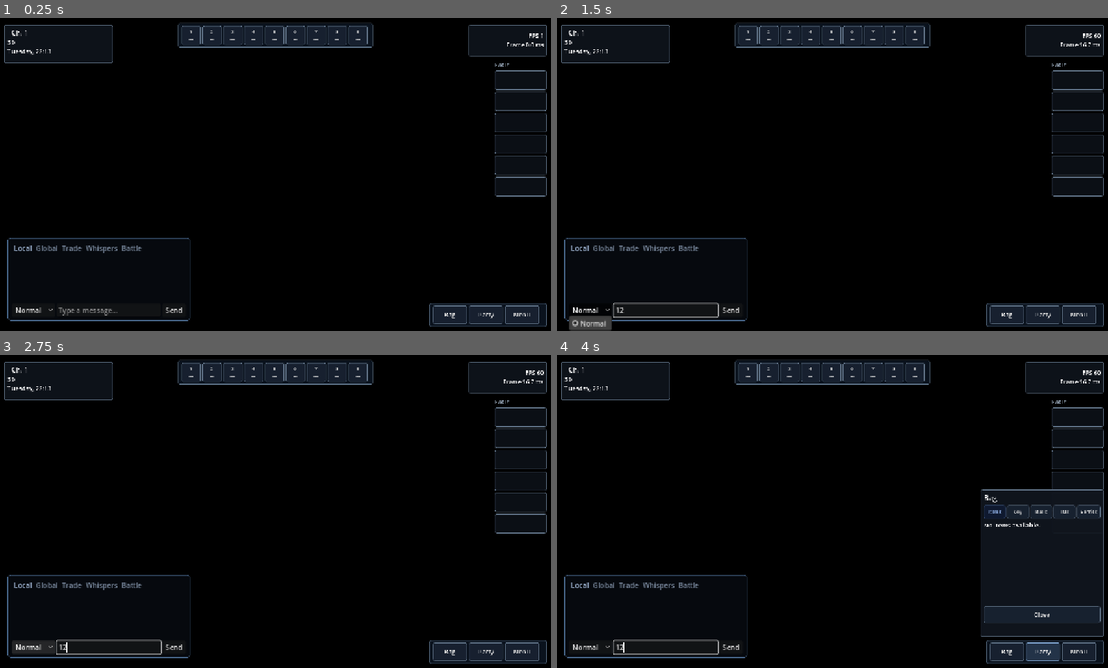
Above: before the commit, frames 1-4 (two rows, left to right).
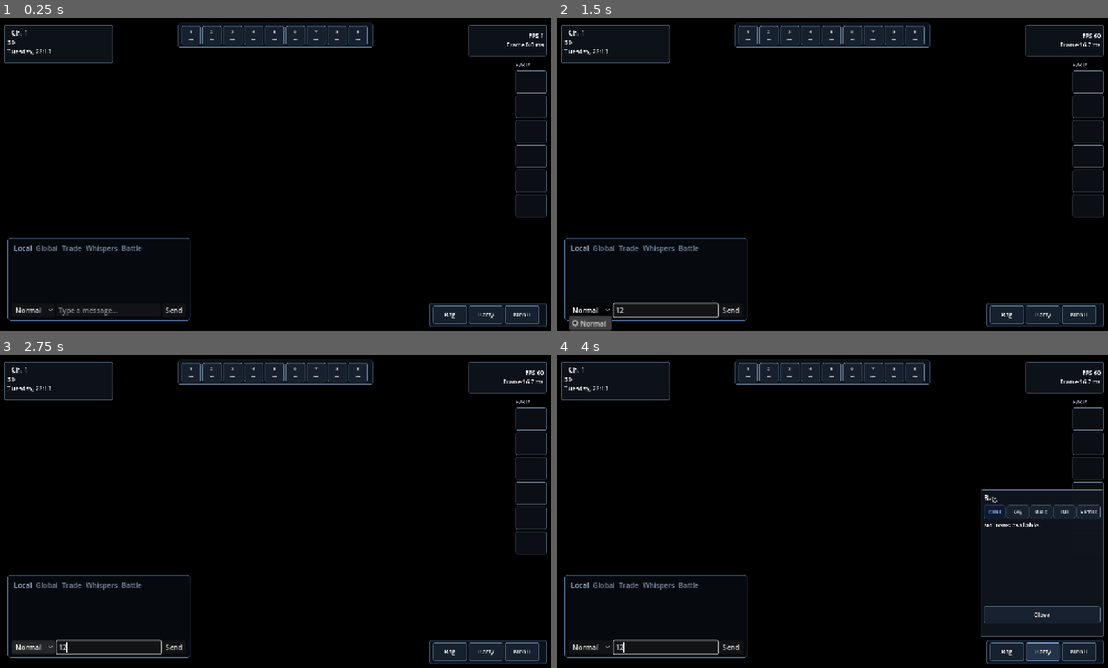
Above: after the commit, the same moments.

Repository: MorenoLand/Moreno.MonWorld-Client
Game: Godot game, scene res://scenes/world.tscn
Same seed, same stepped clock (60 frames per second), same inputs: the game is played once before the commit and once after it. This scene is started directly instead of the project's main scene.
Inputs (mouse positions are in pixels of both pictures, inside the frame that each line leads up to):
- Up to frame 1 (0.25 s): no input
- Up to frame 2 (1.5 s): click (667, 309) at 0.52 s; type "12" at 0.6 s; click "Normal" at 1.25 s
- Up to frame 3 (2.75 s): click "Normal" at 2 s
- Up to frame 4 (4 s): click "Bag" at 2.75 s; click "Party" at 3.5 s

The runs differ from the first frame. In frame 1, 0.6% of the frame differs, in the area x 89-100%, y 14-64%; in frame 2, 0.6%; in frame 3, 0.6%; in frame 4, 0.4%.

Commit message:
Fix world input and map streaming

Diff:
--- a/scripts/content/map_play_canvas.gd
+++ b/scripts/content/map_play_canvas.gd
@@ -90,7 +90,7 @@
 
 func set_input_enabled(value: bool) -> void:
 	input_enabled = value
-	if value:
+	if value and is_inside_tree():
 		grab_focus()
 
 func set_dialogue_active(value: bool) -> void:
@@ -794,16 +794,19 @@
 	var destination_position: Vector2 = (size - destination_size) * 0.5
 	var drawables: Array = []
 	var camera_rect: Rect2 = Rect2(camera_origin, camera_world_size)
-	var border_region: Dictionary = {}
-	for region_value in regions:
-		if region_value is Dictionary and str((region_value as Dictionary).get("map_id", "")) == map_id:
-			border_region = region_value
-			break
-	if border_region.is_empty() and not regions.is_empty() and regions[0] is Dictionary:
-		border_region = regions[0]
-	var border_texture: Texture2D = border_region.get("border_texture") as Texture2D
-	if border_texture != null:
-		_draw_border_pattern(border_texture, Vector2(_region_origin(str(border_region.get("map_id", map_id)))) * TILE_PIXELS, camera_rect, destination_position, tile_scale)
+	for border_region_value in regions:
+		if not border_region_value is Dictionary:
+			continue
+		var border_region: Dictionary = border_region_value
+		var border_texture: Texture2D = border_region.get("border_texture") as Texture2D
+		if border_texture == null:
+			continue
+		var border_map_id: String = str(border_region.get("map_id", ""))
+		var border_origin: Vector2 = Vector2(_region_origin(border_map_id)) * TILE_PIXELS
+		var border_size: Vector2 = Vector2(int(border_region.get("width", 0)), int(border_region.get("height", 0))) * TILE_PIXELS
+		var border_padding: float = BORDER_MAP_OFFSET * TILE_PIXELS
+		var border_limit: Rect2 = Rect2(border_origin, border_size).grow(border_padding)
+		_draw_border_pattern(border_texture, border_origin, camera_rect, destination_position, tile_scale, border_limit)
 	for region_value in regions:
 		if not region_value is Dictionary:
 			continue
@@ -906,19 +909,22 @@
 		var drawable_position: Vector2 = destination_position + (drawable_anchor - camera_origin) * tile_scale - Vector2(drawable_size.x * tile_scale * 0.5, drawable_size.y * tile_scale)
 		draw_texture_rect(drawable_texture, Rect2(drawable_position, drawable_size * tile_scale), false)
 
-func _draw_border_pattern(texture: Texture2D, region_origin: Vector2, camera_rect: Rect2, destination_position: Vector2, tile_scale: float) -> void:
+func _draw_border_pattern(texture: Texture2D, region_origin: Vector2, camera_rect: Rect2, destination_position: Vector2, tile_scale: float, draw_limit: Rect2) -> void:
 	var pattern_size: Vector2 = Vector2(texture.get_width(), texture.get_height())
 	if pattern_size.x <= 0.0 or pattern_size.y <= 0.0:
 		return
+	var visible_camera: Rect2 = camera_rect.intersection(draw_limit)
+	if visible_camera.size.x <= 0.0 or visible_camera.size.y <= 0.0:
+		return
 	var pattern_origin: Vector2 = region_origin - Vector2(BORDER_MAP_OFFSET * TILE_PIXELS, BORDER_MAP_OFFSET * TILE_PIXELS)
-	var first_x: int = floori((camera_rect.position.x - pattern_origin.x) / pattern_size.x) - 1
-	var first_y: int = floori((camera_rect.position.y - pattern_origin.y) / pattern_size.y) - 1
-	var last_x: int = ceili((camera_rect.end.x - pattern_origin.x) / pattern_size.x) + 1
-	var last_y: int = ceili((camera_rect.end.y - pattern_origin.y) / pattern_size.y) + 1
+	var first_x: int = floori((visible_camera.position.x - pattern_origin.x) / pattern_size.x) - 1
+	var first_y: int = floori((visible_camera.position.y - pattern_origin.y) / pattern_size.y) - 1
+	var last_x: int = ceili((visible_camera.end.x - pattern_origin.x) / pattern_size.x) + 1
+	var last_y: int = ceili((visible_camera.end.y - pattern_origin.y) / pattern_size.y) + 1
 	for pattern_y in range(first_y, last_y):
 		for pattern_x in range(first_x, last_x):
 			var pattern_rect: Rect2 = Rect2(pattern_origin + Vector2(pattern_x * pattern_size.x, pattern_y * pattern_size.y), pattern_size)
-			var visible_rect: Rect2 = pattern_rect.intersection(camera_rect)
+			var visible_rect: Rect2 = pattern_rect.intersection(visible_camera)
 			if visible_rect.size.x <= 0.0 or visible_rect.size.y <= 0.0:
 				continue
 			var destination: Rect2 = Rect2(destination_position + (visible_rect.position - camera_rect.position) * tile_scale, visible_rect.size * tile_scale)
--- a/scripts/world/hud.gd
+++ b/scripts/world/hud.gd
@@ -67,10 +67,10 @@
 	info_box.add_child(time_label)
 	party_box = VBoxContainer.new()
 	party_box.set_anchors_preset(Control.PRESET_TOP_RIGHT)
-	party_box.offset_left = -136.0
+	party_box.offset_left = -88.0
 	party_box.offset_top = 100.0
 	party_box.offset_right = -16.0
-	party_box.custom_minimum_size = Vector2(112.0, 0.0)
+	party_box.custom_minimum_size = Vector2(72.0, 0.0)
 	party_box.add_theme_constant_override("separation", 5)
 	party_box.mouse_filter = Control.MOUSE_FILTER_IGNORE
 	add_child(party_box)
@@ -81,12 +81,12 @@
 	party_box.add_child(party_title)
 	for index in range(PARTY_COUNT):
 		var slot: PanelContainer = PanelContainer.new()
-		slot.custom_minimum_size = Vector2(112.0, 44.0)
+		slot.custom_minimum_size = Vector2(72.0, 52.0)
 		slot.add_theme_stylebox_override("panel", _panel_style(Color("10151eb8"), Color("5f7185")))
 		var label: Label = Label.new()
 		label.horizontal_alignment = HORIZONTAL_ALIGNMENT_CENTER
 		label.vertical_alignment = VERTICAL_ALIGNMENT_CENTER
-		label.add_theme_font_size_override("font_size", 12)
+		label.add_theme_font_size_override("font_size", 10)
 		slot.add_child(label)
 		party_labels.append(label)
 		party_box.add_child(slot)
--- a/scripts/world/world.gd
+++ b/scripts/world/world.gd
@@ -52,10 +52,10 @@
 	map_view.set_anchors_and_offsets_preset(Control.PRESET_FULL_RECT)
 	map_view.set_content(GameState.content)
 	map_view.set_authoritative_state(true)
-	map_view.set_input_enabled(true)
 	map_view.interaction_requested.connect(_on_interaction_requested)
 	map_view.sound_requested.connect(_on_sound_requested)
 	add_child(map_view)
+	map_view.set_input_enabled(true)
 	audio = AUDIO_SCRIPT.new()
 	add_child(audio)
 	hud = HUD_SCRIPT.new()
@@ -161,19 +161,24 @@
 	return true
 
 func _expand_connected_world(root_map_id: String, generation: int) -> void:
-	await get_tree().process_frame
-	if generation != connected_world_generation or map_view == null or map_view.map_id != root_map_id:
-		return
-	var connected_world: Dictionary = GameState.content.prepare_connected_world(root_map_id, 96, 0, GameState.server_maps)
-	if not bool(connected_world.get("ok", false)) or generation != connected_world_generation:
-		return
-	var regions: Array = connected_world.get("regions", [])
-	for region_value in regions:
-		if region_value is Dictionary and (not (region_value.get("animated_background_tiles", []) as Array).is_empty() or not (region_value.get("animated_foreground_tiles", []) as Array).is_empty()):
-			map_has_animation = true
-			break
-	map_view.set_world(connected_world, root_map_id)
-	call_deferred("_preload_connected_regions", connected_world, root_map_id, generation)
+	var map_limit: int = 8
+	while map_limit <= 96:
+		await get_tree().process_frame
+		if generation != connected_world_generation or map_view == null or map_view.map_id != root_map_id:
+			return
+		var connected_world: Dictionary = GameState.content.prepare_connected_world(root_map_id, map_limit, 0, GameState.server_maps)
+		if not bool(connected_world.get("ok", false)) or generation != connected_world_generation:
+			return
+		var regions: Array = connected_world.get("regions", [])
+		for region_value in regions:
+			if region_value is Dictionary and (not (region_value.get("animated_background_tiles", []) as Array).is_empty() or not (region_value.get("animated_foreground_tiles", []) as Array).is_empty()):
+				map_has_animation = true
+				break
+		map_view.set_world(connected_world, root_map_id)
+		if map_limit >= 96:
+			call_deferred("_preload_connected_regions", connected_world, root_map_id, generation)
+			return
+		map_limit += 8
 
 func _preload_connected_regions(world_value: Dictionary, root_map_id: String, generation: int) -> void:
 	var regions: Array = world_value.get("regions", [])
@@ -284,7 +289,13 @@
 	map_view.set_world_entities(players, selected_character_id)
 
 func _process(delta: float) -> void:
-	pass
+	if held_input.is_empty() or map_view == null or (dialogue_overlay != null and dialogue_overlay.is_open()) or (chat_box != null and chat_box.input_focused()):
+		return
+	held_input_elapsed += delta
+	if held_input_elapsed < 0.1:
+		return
+	held_input_elapsed = 0.0
+	map_view.request_move(held_input)
 
 func _on_chat(value: Dictionary) -> void:
 	if chat_box != null:
